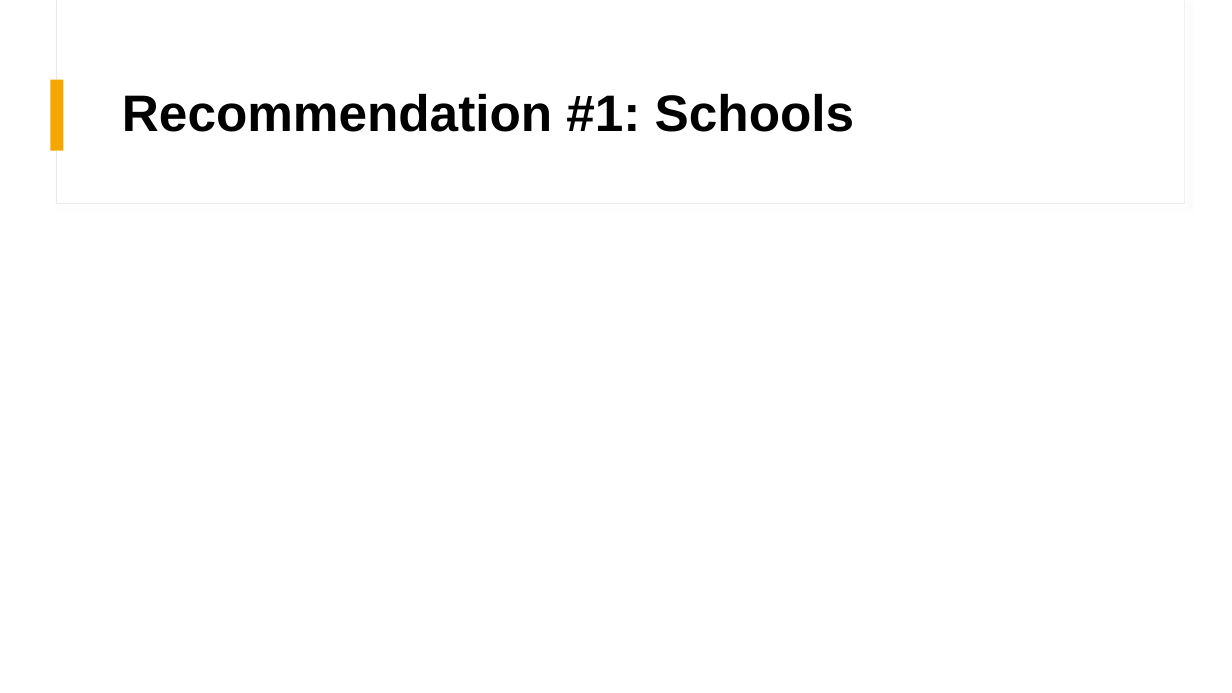
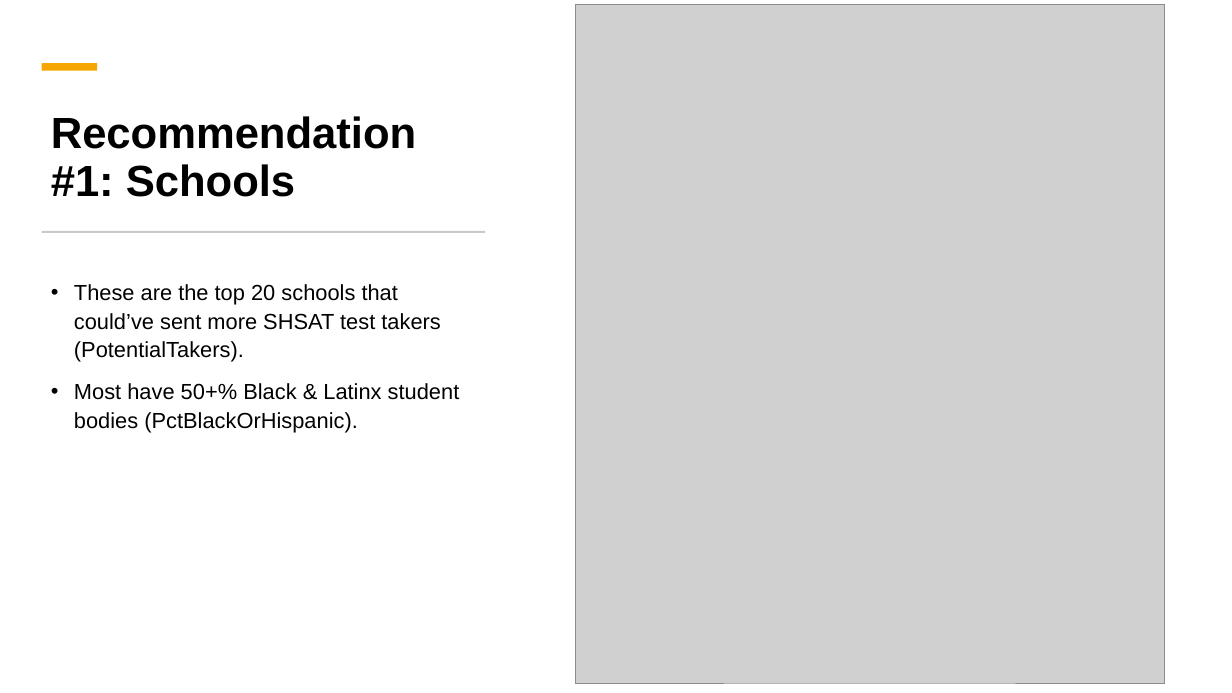
Before and after one commit to dj-m/CapstoneTwo, a slide deck: slide 15 of reports/submission/Capstone_Final_Presentation.pptx (slide 14 before the commit). Drawn at 1232x693 pixels with LibreOffice and Linux fonts; fonts in the diff are those of the drawing; grey boxes stand for pictures. Boxes give left, top, right and bottom in pixels: in the first picture for what was removed or moved away, otherwise in the second. Text is boxed around its words. In the diff, an @@ line names an element or a change of style, - is before the commit and + after.

```diff
--- a/reports/submission/Capstone_Final_Presentation.pptx
+++ b/reports/submission/Capstone_Final_Presentation.pptx
@@ rectangle added at [0,0,1232,693], fill #FFFFFF @@
@@ picture added at [576,5,1165,684] @@
@@ rectangle added at [42,63,97,70], fill #F5A700 @@
@@ rectangle removed at [51,79,64,151] @@
@@ title "Recommendation #1: Schools": place and size @@
-title "Recommendation #1: Schools" at [122,93,854,132]
+title "Recommendation #1: Schools" at [51,116,416,197]
@@ title "Recommendation #1: Schools" at [51,116,416,197]: size 40 to 34 pt; vertical alignment middle to bottom @@
@@ rectangle added at [42,231,485,233], fill #C9C9C9 @@
@@ text added at [74,284,460,433], 17 pt, text #000000 @@
+• These are the top 20 schools that could’ve sent more SHSAT test takers (PotentialTakers).
+• Most have 50+% Black & Latinx student bodies (PctBlackOrHispanic).
```
Also in this commit, not shown: 7 other slides changed, 9 slides added, 8 slides removed, 2 other files.
